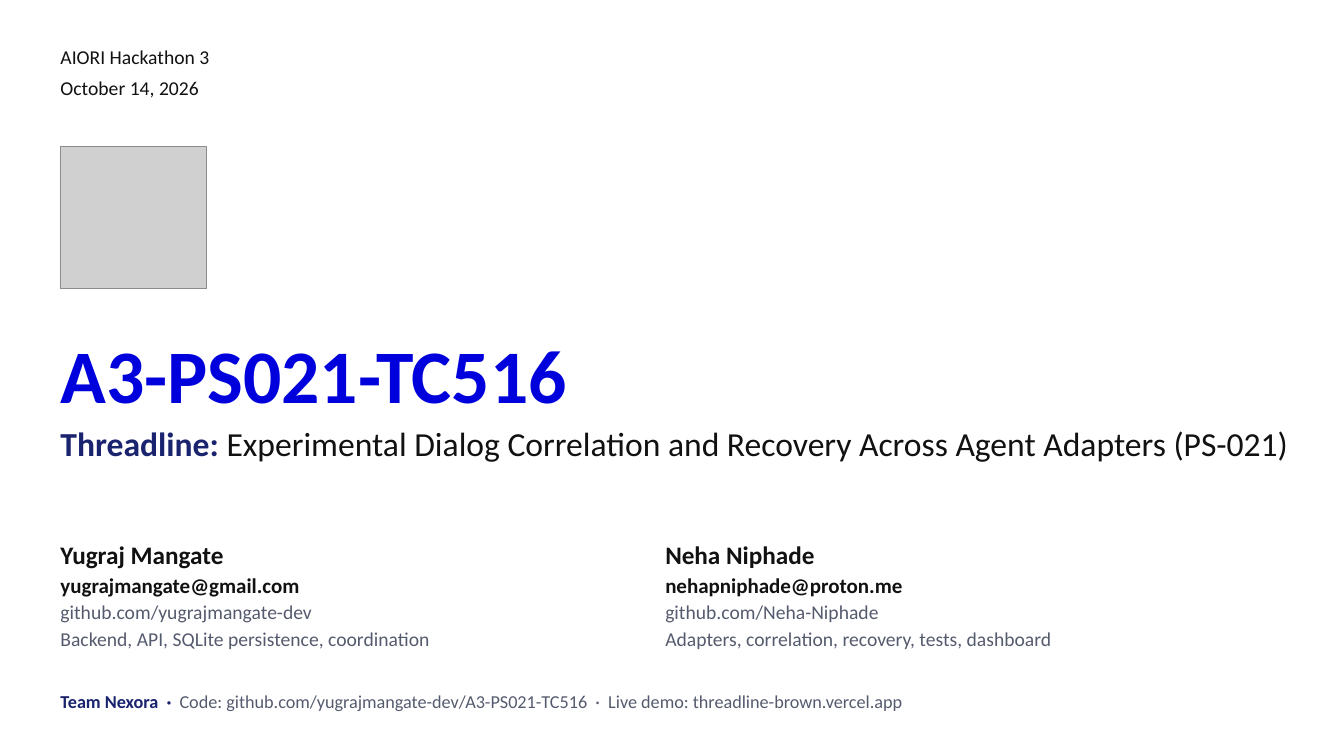
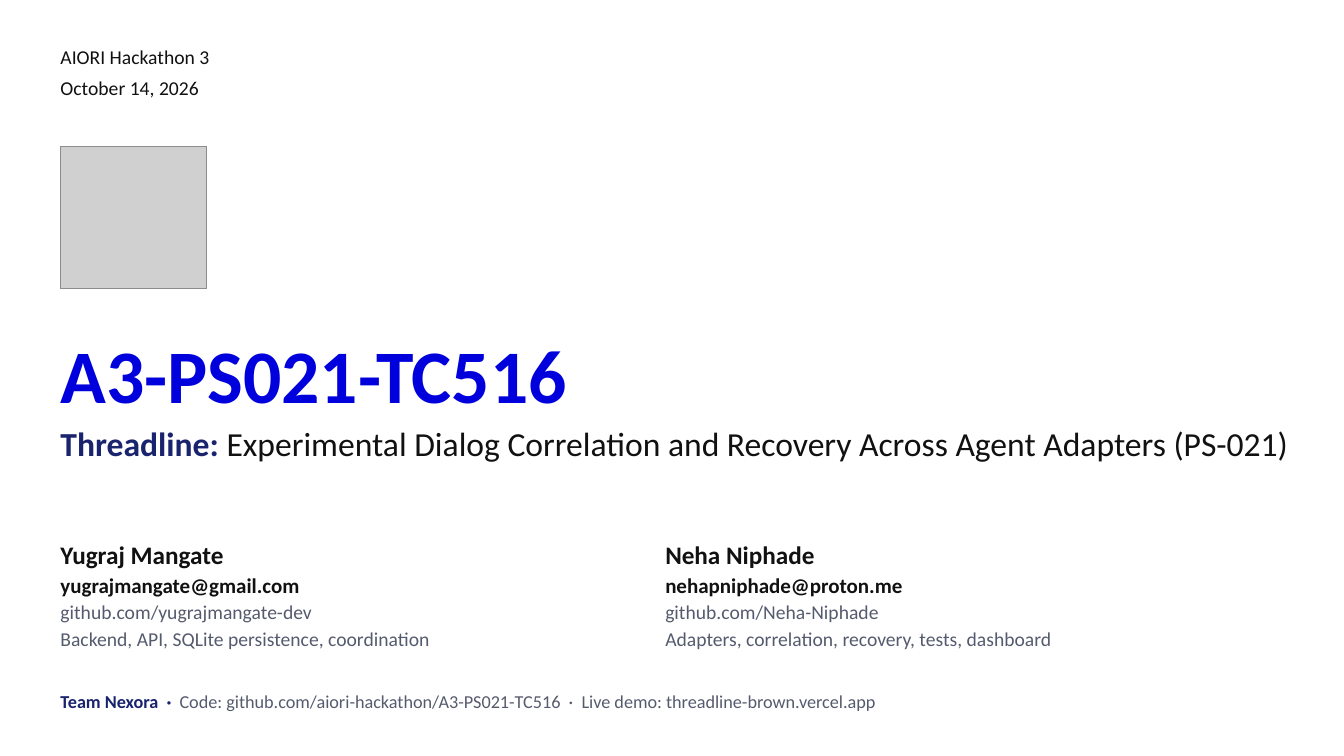
Before and after one commit to aiori-hackathon/A3-PS021-TC516, a slide deck: slide 1 of docs/Threadline-AIORI3-PS021.pptx. Drawn at 1344x756 pixels with LibreOffice and Linux fonts; fonts in the diff are those of the drawing; grey boxes stand for pictures. Boxes give left, top, right and bottom in pixels: in the first picture for what was removed or moved away, otherwise in the second. Text is boxed around its words. In the diff, an @@ line names an element or a change of style, - is before the commit and + after.

Commit message:
Point repository links at aiori-hackathon after the ownership transfer
Updates README (badge, links, repository access), docs and the deck's
code links. The old yugrajmangate-dev URL redirects, so nothing breaks.

```diff
--- a/docs/Threadline-AIORI3-PS021.pptx
+++ b/docs/Threadline-AIORI3-PS021.pptx
@@ text at (60, 695, 875, 711): text changed @@
-Team Nexora · Code: github.com/yugrajmangate-dev/A3-PS021-TC516 · Live demo: threadline-brown.vercel.app
+Team Nexora · Code: github.com/aiori-hackathon/A3-PS021-TC516 · Live demo: threadline-brown.vercel.app
```
Also in this commit, not shown: 1 other slide changed, 5 other files.
